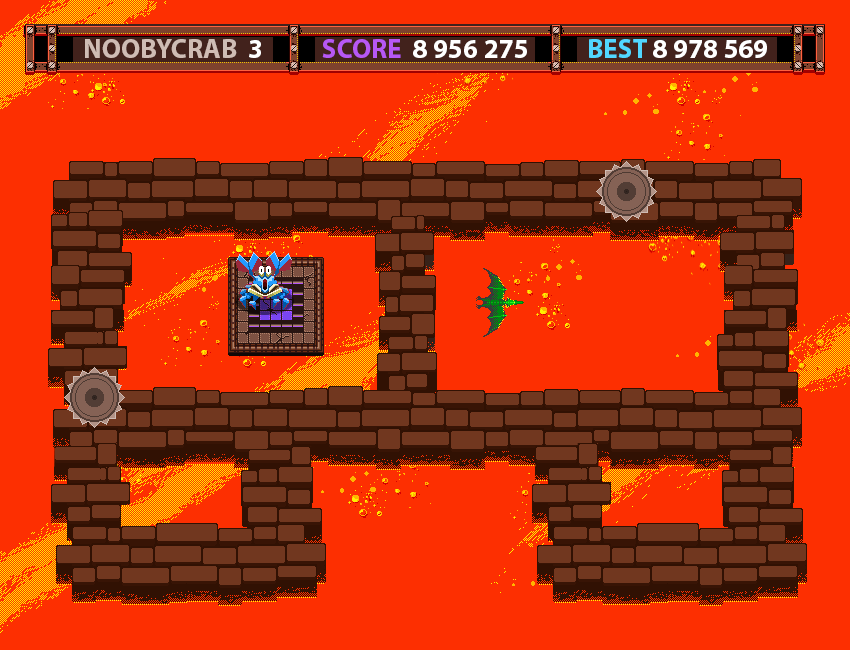
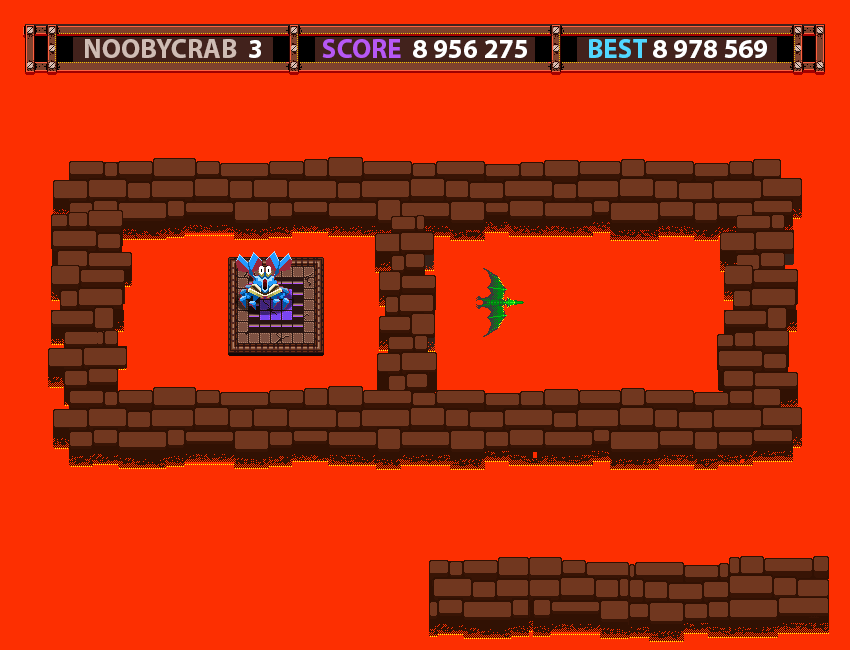
Comparing the layer stacks of the two w=850, h=650 images. Changes:
hid group "Scie copy" (4 layers) over [64, 367, 125, 428]
hid group "Scie" (4 layers) over [596, 161, 657, 222]
hid "Calque 17 copie" over [532, 443, 807, 606]
hid "Calque 17" over [51, 443, 326, 606]
added layer "1" (2nd of 2, in "LD") in group "LD" over [729, 556, 829, 638]
added layer "2" (2nd of 2, in "LD") in group "LD" over [629, 562, 729, 642]
added layer "3" (2nd of 2, in "LD") in group "LD" over [529, 557, 629, 639]
added layer "4" (2nd of 2, in "LD") in group "LD" over [429, 557, 529, 639]
painted on "LD copy" over [533, 452, 744, 463]
hid "reflet lave ground" over [54, 246, 802, 470]
hid "Calque 4 copie" over [54, 386, 802, 470]
hid "Calque 11 copie 2" over [377, 336, 388, 354]
hid "Calque 12 copie 2" over [379, 312, 388, 353]
hid "Calque 11 copie" over [64, 367, 125, 406]
hid "Calque 13" over [789, 333, 798, 372]
hid "Calque 12" over [789, 333, 798, 349]
hid "Calque 18 copie" over [219, 209, 720, 241]
hid "Calque 4 copie 2" over [219, 157, 720, 241]
hid "billes copie" over [429, 73, 824, 392]
hid "billes" over [48, 73, 778, 586]
hid "Calque 16 copie 2" over [79, 73, 503, 391]
hid "Calque 16 copie 3" over [491, 313, 850, 593]
hid "Calque 16 copie" over [0, 0, 166, 109]
hid "Calque 16" over [0, 295, 435, 633]
…and 1 more changes (1 added)
